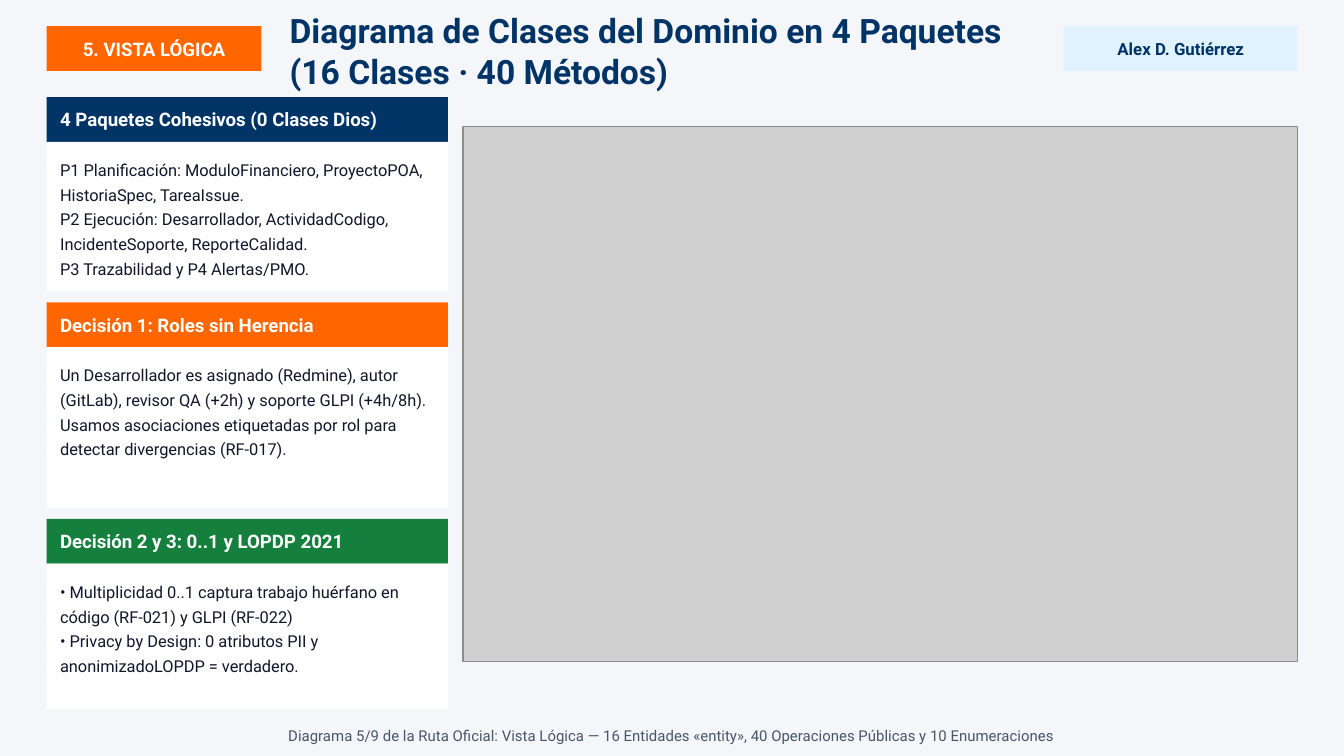
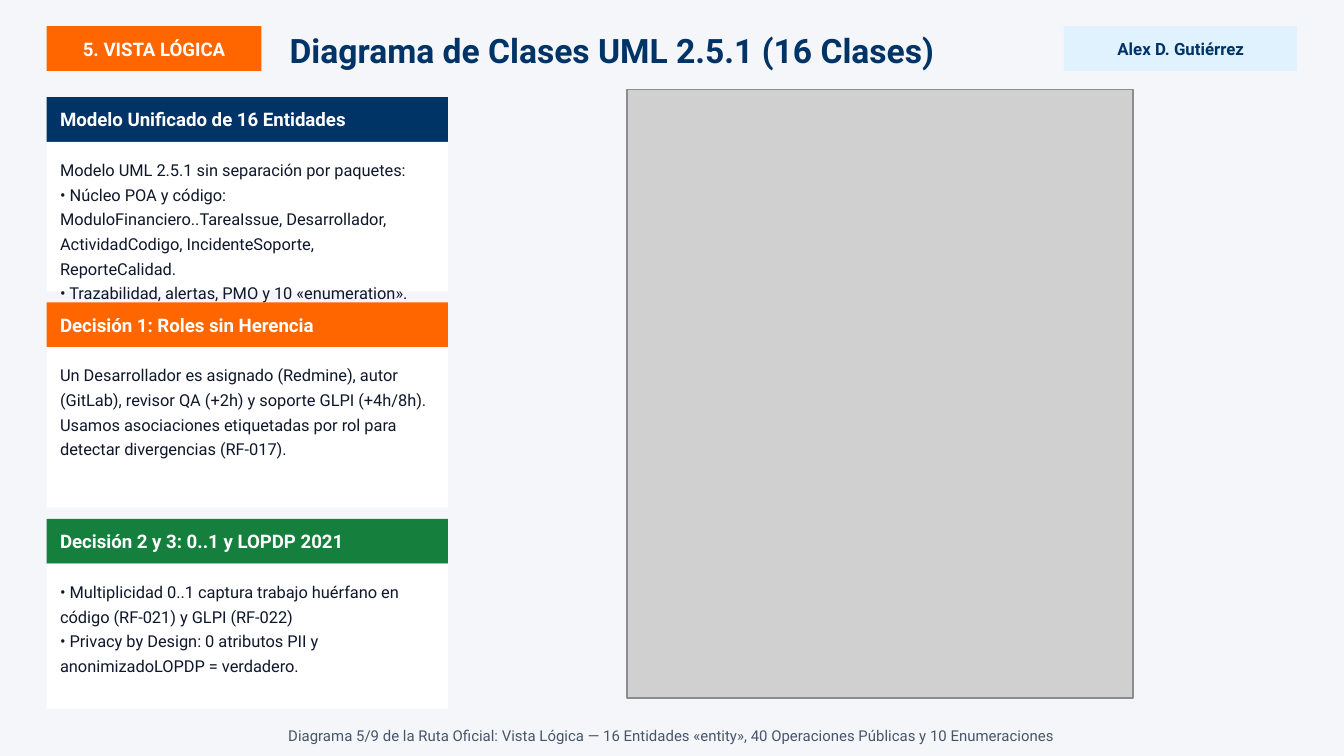
Before and after one commit to ArquitecturaSoftwareEC-UNI/PadreJulianLorente_Trazabilidad, a slide deck: slide 7 of docs/entregables/Presentacion_Defensa_DAS_COAC_Padre_Julian_Lorente.pptx. Drawn at 1344x756 pixels with LibreOffice and Linux fonts; fonts in the diff are those of the drawing; grey boxes stand for pictures. Boxes give left, top, right and bottom in pixels: in the first picture for what was removed or moved away, otherwise in the second. Text is boxed around its words. In the diff, an @@ line names an element or a change of style, - is before the commit and + after.

Commit message:
refactor(vista-logica): unificar diagrama de clases UML 2.5.1 sin paquetes y actualizar entregables

```diff
--- a/docs/entregables/Presentacion_Defensa_DAS_COAC_Padre_Julian_Lorente.pptx
+++ b/docs/entregables/Presentacion_Defensa_DAS_COAC_Padre_Julian_Lorente.pptx
@@ text at (x1=290, y1=36, x2=934, y2=71): text changed @@
-Diagrama de Clases del Dominio en 4 Paquetes (16 Clases · 40 Métodos)
+Diagrama de Clases UML 2.5.1 (16 Clases)
@@ text in rectangle at (x1=60, y1=112, x2=346, y2=127): text changed @@
-4 Paquetes Cohesivos (0 Clases Dios)
+Modelo Unificado de 16 Entidades
@@ picture resized from (x1=462, y1=126, x2=1297, y2=661) to (x1=628, y1=90, x2=1133, y2=699) @@
@@ text in rectangle at (x1=60, y1=163, x2=407, y2=304): text changed @@
-P1 Planificación: ModuloFinanciero, ProyectoPOA, HistoriaSpec, TareaIssue.
-P2 Ejecución: Desarrollador, ActividadCodigo, IncidenteSoporte, ReporteCalidad.
-P3 Trazabilidad y P4 Alertas/PMO.
+Modelo UML 2.5.1 sin separación por paquetes:
+• Núcleo POA y código: ModuloFinanciero..TareaIssue, Desarrollador, ActividadCodigo, IncidenteSoporte, ReporteCalidad.
+• Trazabilidad, alertas, PMO y 10 «enumeration».
```
Also in this commit, not shown: 1 other slide changed, 15 other files.
